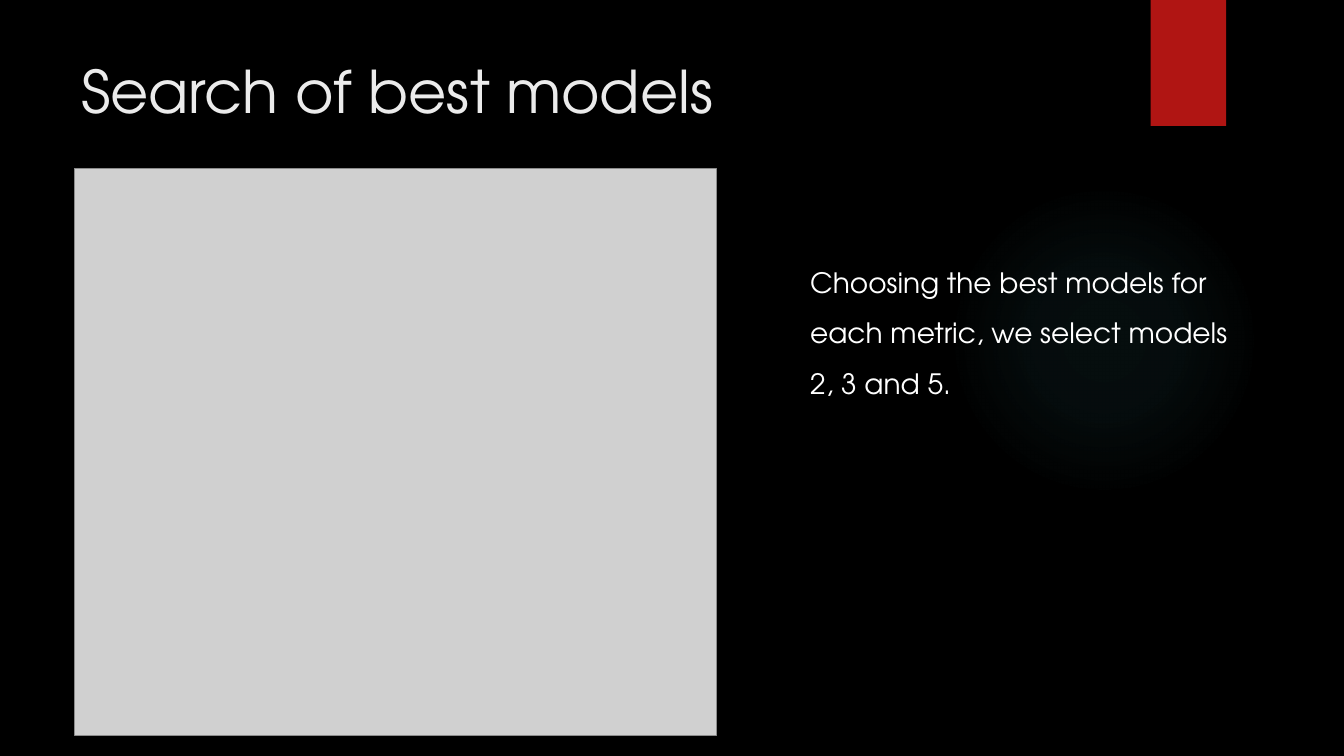
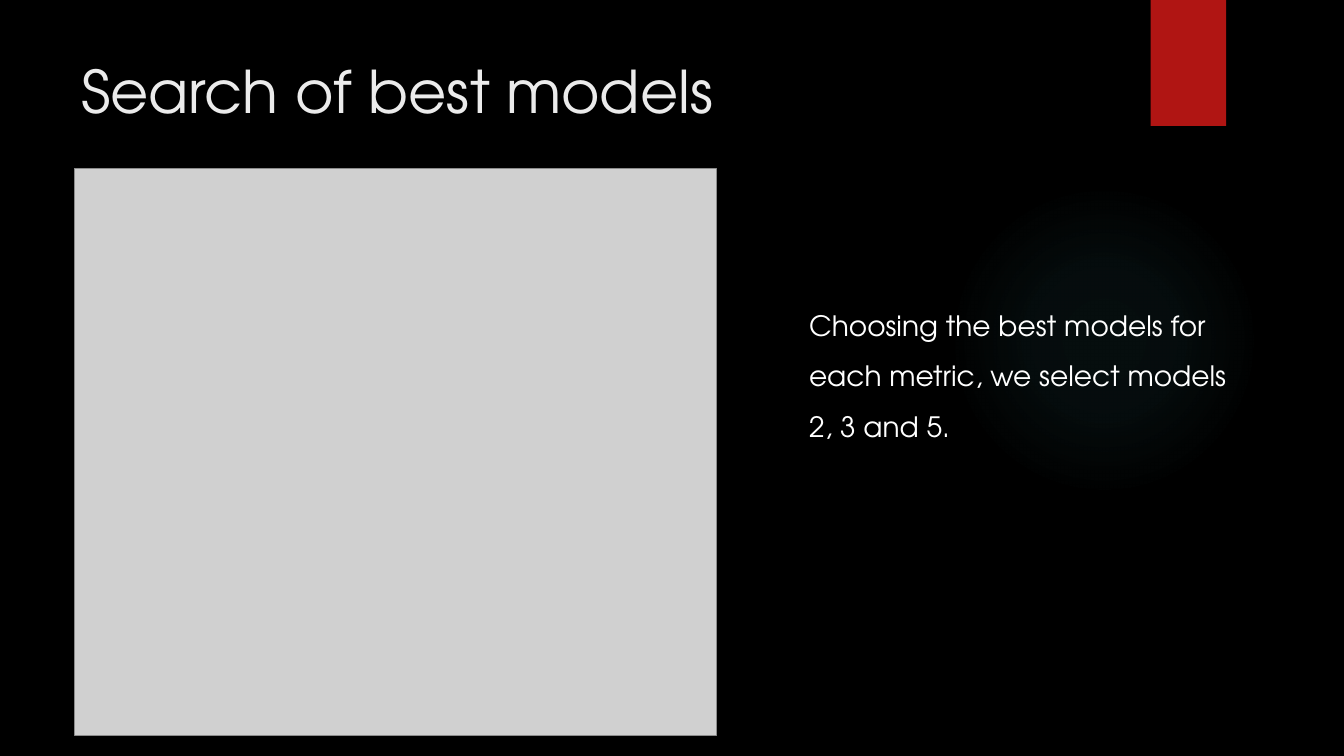
Before and after one commit to dvalher00/ourtimeseries_project, a slide deck: slide 15 of Time Series Project David Bravo.pptx. Drawn at 1344x756 pixels with LibreOffice and Linux fonts; fonts in the diff are those of the drawing; grey boxes stand for pictures; background and template pictures are left out. Boxes give left, top, right and bottom in pixels: in the first picture for what was removed or moved away, otherwise in the second. Text is boxed around its words. In the diff, an @@ line names an element or a change of style, - is before the commit and + after.

```diff
--- a/Time Series Project David Bravo.pptx
+++ b/Time Series Project David Bravo.pptx
@@ text "Choosing the best models for ...": place and size @@
-text "Choosing the best models for ..." at <box>810,272,1228,396</box>
+text "Choosing the best models for ..." at <box>809,315,1227,439</box>
```
Also in this commit, not shown: 1 other slide changed, 1 slide added.
